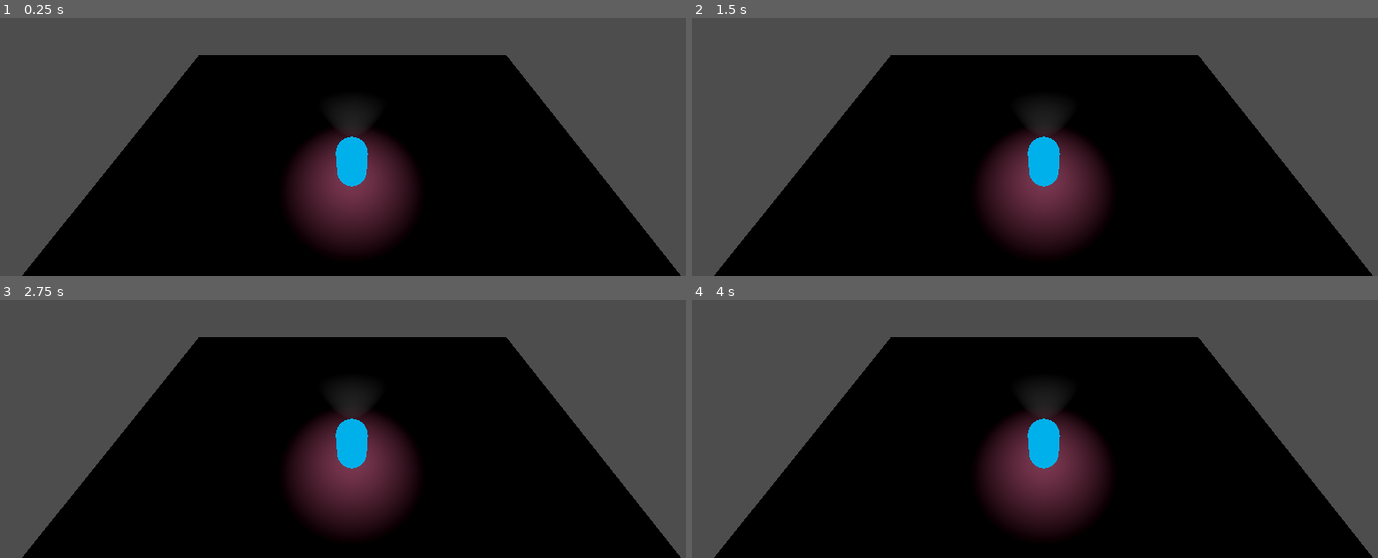
Above: before the commit, frames 1-4 (two rows, left to right).
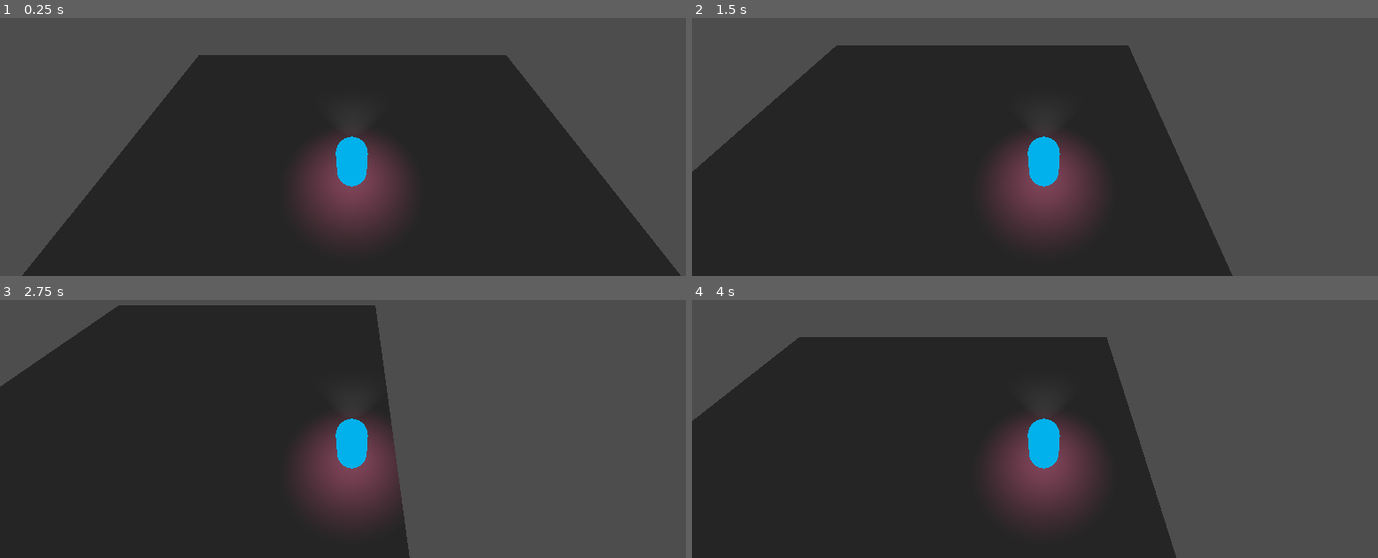
Above: after the commit, the same moments.

Repository: AmirHA-dotcom/BugsBuzzy
Game: Godot game, scene res://Scense/node_3d.tscn
Two runs of this game, one before a commit and one after it. Both use one fixed random seed, a clock stepped at 60 frames per second and the inputs below.
Inputs:
- Up to frame 1 (0.25 s): no input
- Up to frame 2 (1.5 s): tap Enter (ui_accept) at 0.5, 0.77 s; hold Right (ui_right, bound only after the commit) 0.53-1.28 s; hold Down (ui_down, bound only after the commit) from 1.28 s (still down)
- Up to frame 3 (2.75 s): tap Enter (ui_accept) at 1.52 s; release Down (ui_down, bound only after the commit) at 2.03 s; hold Right (ui_right, bound only after the commit) from 2.03 s (still down)
- Up to frame 4 (4 s): release Right (ui_right, bound only after the commit) at 2.78 s; hold Up (ui_up, bound only after the commit) 2.78-3.53 s; tap Enter (ui_accept) at 3.02, 3.77 s; hold Left (ui_left, bound only after the commit) from 3.53 s (still down)

The runs differ from the first frame. In frame 1, 55% of the frame differs, in the area x 3-100%, y 14-100%; in frame 2, 66%; in frame 3, 73%, in the area x 0-100%, y 2-100%; in frame 4, 67%.

Commit message:
add volumetric fog

Diff:
--- a/Scense/node_3d.tscn
+++ b/Scense/node_3d.tscn
@@ -1,7 +1,12 @@
-[gd_scene load_steps=3 format=3 uid="uid://1xfvj1p7ev1x"]
+[gd_scene load_steps=4 format=3 uid="uid://1xfvj1p7ev1x"]
 
 [ext_resource type="PackedScene" uid="uid://chwnd3cftco3p" path="res://Map/floor.tscn" id="1_7m6t5"]
 [ext_resource type="PackedScene" uid="uid://d01ykwgu2i8xg" path="res://Player/player.tscn" id="2_7dr2q"]
+
+[sub_resource type="Environment" id="Environment_7dr2q"]
+volumetric_fog_enabled = true
+volumetric_fog_density = 0.1
+volumetric_fog_albedo = Color(0.24840015, 0.24840018, 0.24840015, 1)
 
 [node name="MainLevel" type="Node3D"]
 
@@ -10,6 +15,11 @@
 [node name="Player" parent="." instance=ExtResource("2_7dr2q")]
 transform = Transform3D(1, 0, 0, 0, 1, 0, 0, 0, 1, 0, 1.0484784, 0)
 
-[node name="d" type="DirectionalLight3D" parent="."]
+[node name="Directional Light" type="DirectionalLight3D" parent="."]
 transform = Transform3D(1, 0, 0, 0, 0.73505664, 0.67800575, 0, -0.67800575, 0.73505664, 0, 6.6521015, 0)
 visible = false
+light_energy = 2.0
+light_indirect_energy = 0.5
+
+[node name="WorldEnvironment" type="WorldEnvironment" parent="."]
+environment = SubResource("Environment_7dr2q")
--- /dev/null
+++ b/Scense/world_environment.tscn
@@ -0,0 +1,8 @@
+[gd_scene load_steps=2 format=3 uid="uid://c3n3glpy1xsd5"]
+
+[sub_resource type="Environment" id="Environment_s1o25"]
+volumetric_fog_enabled = true
+volumetric_fog_density = 0.1
+
+[node name="WorldEnvironment" type="WorldEnvironment"]
+environment = SubResource("Environment_s1o25")
--- a/project.godot
+++ b/project.godot
@@ -19,29 +19,15 @@
 
 ui_left={
 "deadzone": 0.5,
-"events": [Object(InputEventKey,"resource_local_to_scene":fa …(119 unchanged characters)… ressed":false,"pressed":false,"keycode":65,"physical_keycode":0,"key_label":0,"unicode":97,"location":0,"echo":false,"script":null)
+"events": [Object(InputEventKey,"resource_local_to_scene":fa …(119 unchanged characters)… ressed":false,"pressed":false,"keycode":4194319,"physical_keycode":0,"key_label":0,"unicode":0,"location":0,"echo":false,"script":null)
 , Object(InputEventJoypadButton,"resource_local_to_scene":false,"resource_name":"","device":0,"button_index":13,"pressure":0.0,"pressed":false,"script":null)
 , Object(InputEventJoypadMotion,"resource_local_to_scene":false,"resource_name":"","device":0,"axis":0,"axis_value":-1.0,"script":null)
 ]
 }
-ui_right={
-"deadzone": 0.5,
-"events": [Object(InputEventKey,"resource_local_to_scene":false,"resource_name":"","device":-1,"window_id":0,"alt_pressed":false,"shift_pressed":false,"ctrl_pressed":false,"meta_pressed":false,"pressed":false,"keycode":68,"physical_keycode":0,"key_label":0,"unicode":100,"location":0,"echo":false,"script":null)
-, Object(InputEventJoypadButton,"resource_local_to_scene":false,"resource_name":"","device":0,"button_index":14,"pressure":0.0,"pressed":false,"script":null)
-, Object(InputEventJoypadMotion,"resource_local_to_scene":false,"resource_name":"","device":0,"axis":0,"axis_value":1.0,"script":null)
-]
-}
 ui_up={
 "deadzone": 0.5,
-"events": [Object(InputEventKey,"resource_local_to_scene":fa …(119 unchanged characters)… ressed":false,"pressed":false,"keycode":87,"physical_keycode":0,"key_label":0,"unicode":119,"location":0,"echo":false,"script":null)
+"events": [Object(InputEventKey,"resource_local_to_scene":fa …(119 unchanged characters)… ressed":false,"pressed":false,"keycode":4194320,"physical_keycode":0,"key_label":0,"unicode":0,"location":0,"echo":false,"script":null)
 , Object(InputEventJoypadButton,"resource_local_to_scene":false,"resource_name":"","device":0,"button_index":11,"pressure":0.0,"pressed":false,"script":null)
 , Object(InputEventJoypadMotion,"resource_local_to_scene":false,"resource_name":"","device":0,"axis":1,"axis_value":-1.0,"script":null)
 ]
 }
-ui_down={
-"deadzone": 0.5,
-"events": [Object(InputEventKey,"resource_local_to_scene":false,"resource_name":"","device":-1,"window_id":0,"alt_pressed":false,"shift_pressed":false,"ctrl_pressed":false,"meta_pressed":false,"pressed":false,"keycode":83,"physical_keycode":0,"key_label":0,"unicode":115,"location":0,"echo":false,"script":null)
-, Object(InputEventJoypadButton,"resource_local_to_scene":false,"resource_name":"","device":0,"button_index":12,"pressure":0.0,"pressed":false,"script":null)
-, Object(InputEventJoypadMotion,"resource_local_to_scene":false,"resource_name":"","device":0,"axis":1,"axis_value":1.0,"script":null)
-]
-}
